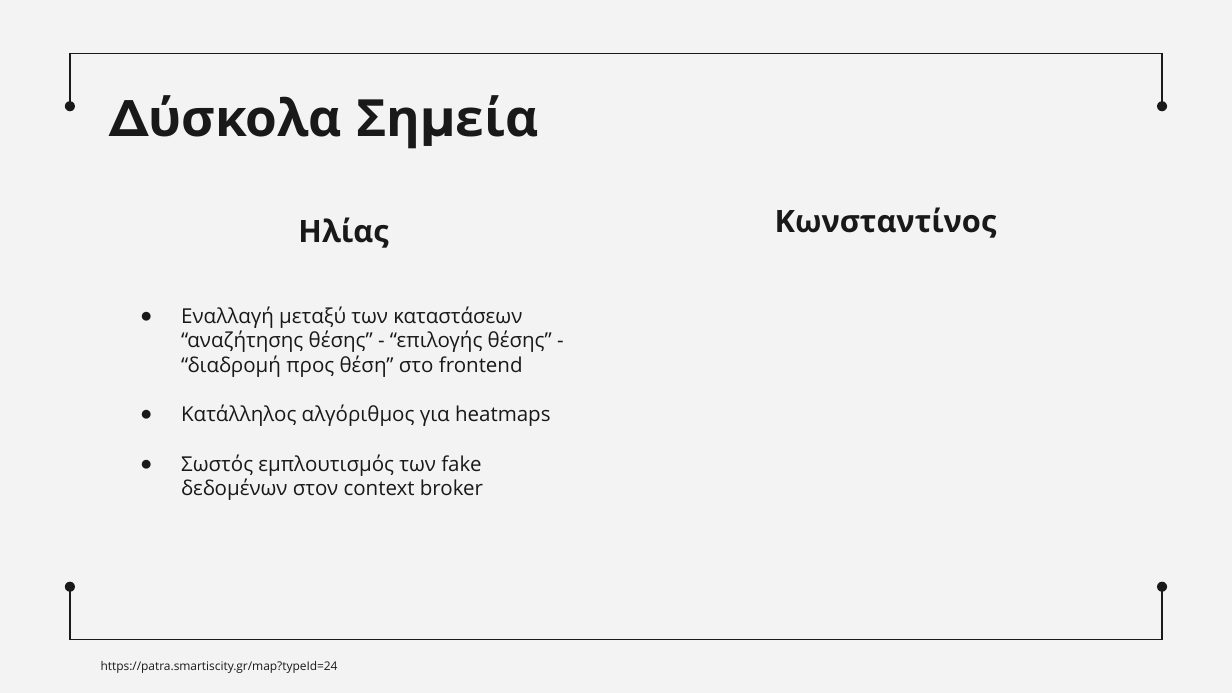
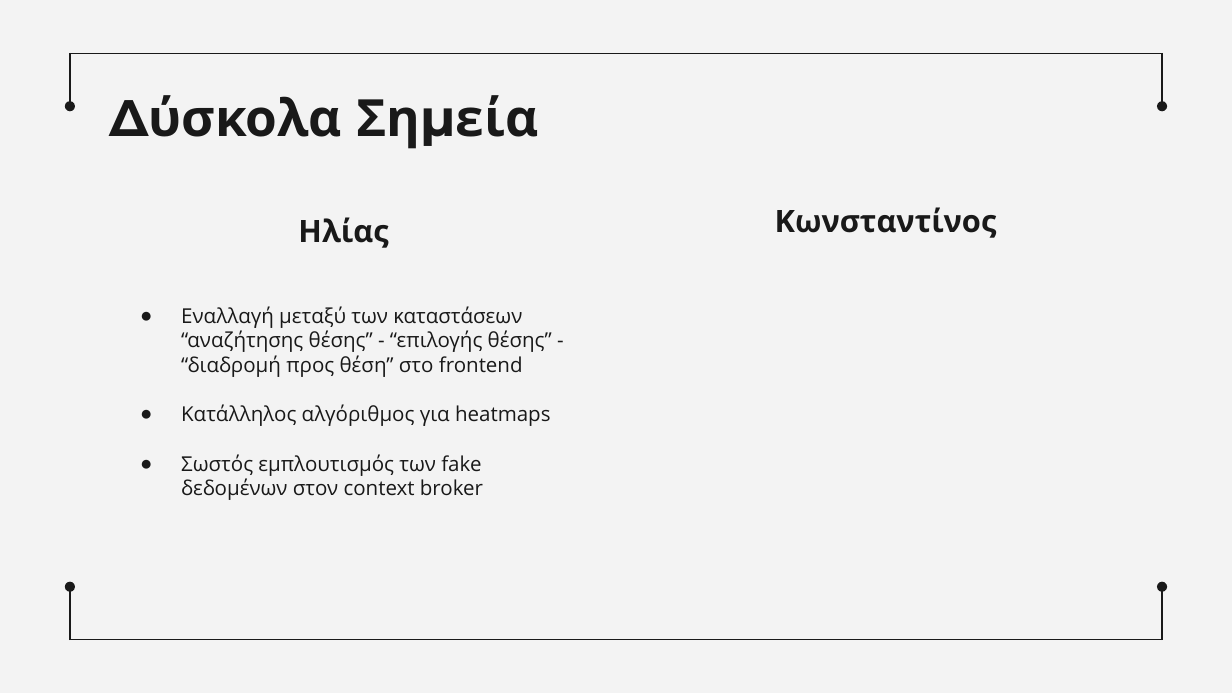
Before and after one commit to StavropoulosK/Internet-of-Things--Smart-City-Parking--Mqtt--Websockets--Grafana--Influxdb, a slide deck: slide 12 of Presentations/Final/Smart City Parking Final.pptx. Drawn at 1232x693 pixels with LibreOffice and Linux fonts; fonts in the diff are those of the drawing. Boxes give left, top, right and bottom in pixels: in the first picture for what was removed or moved away, otherwise in the second. Text is boxed around its words. In the diff, an @@ line names an element or a change of style, - is before the commit and + after.

```diff
--- a/Presentations/Final/Smart City Parking Final.pptx
+++ b/Presentations/Final/Smart City Parking Final.pptx
@@ text removed at (101,661,338,673) @@
-https://patra.smartiscity.gr/map?typeId=24
```
Also in this commit, not shown: 5 other slides changed, 1 slide added, 1 slide removed, 3 other files.
